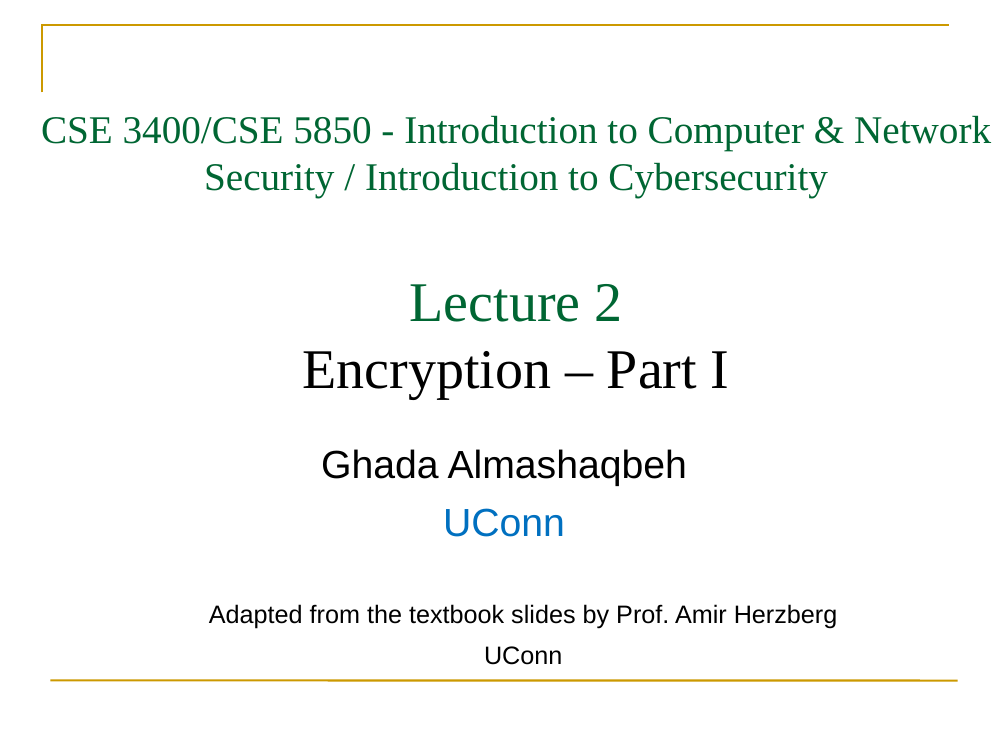
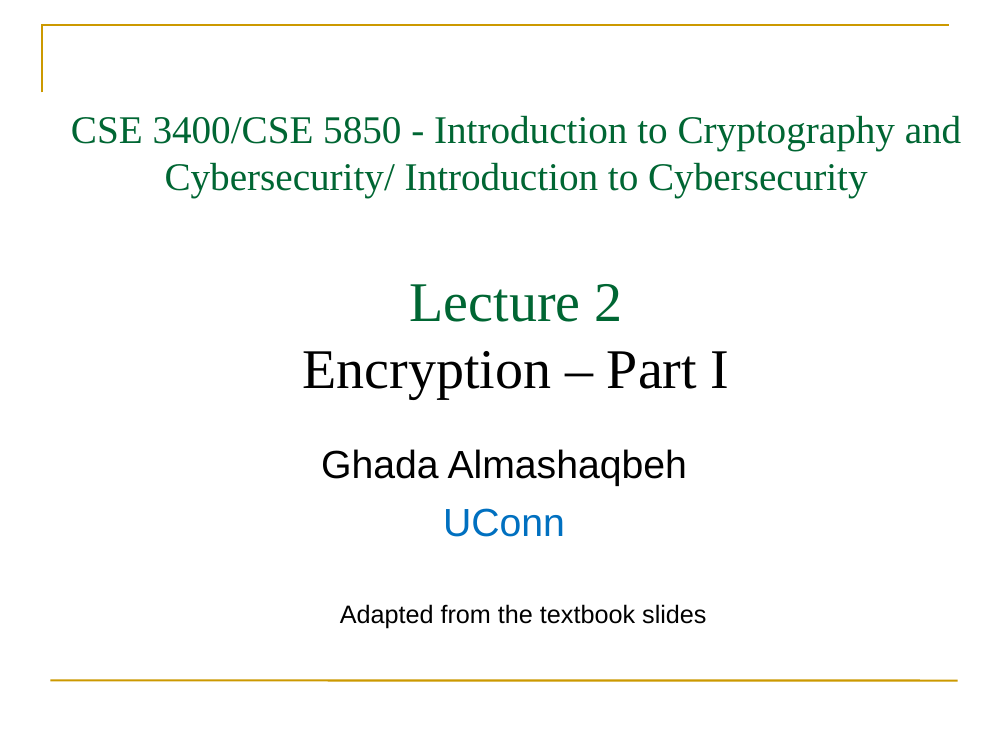
Before and after one commit to GhadaAlmashaqbeh/GhadaAlmashaqbeh.github.io, a slide deck: slide 1 of courses/cse3400-f2025/lecture2.pptx. Drawn at 1008x756 pixels with LibreOffice and Linux fonts; fonts in the diff are those of the drawing. Boxes give left, top, right and bottom in pixels: in the first picture for what was removed or moved away, otherwise in the second. Text is boxed around its words. In the diff, an @@ line names an element or a change of style, - is before the commit and + after.

```diff
--- a/courses/cse3400-f2025/lecture2.pptx
+++ b/courses/cse3400-f2025/lecture2.pptx
@@ title at (71,115,962,399): text changed @@
-CSE 3400/CSE 5850 - Introduction to Computer & Network Security / Introduction to Cybersecurity
-Lecture 2
-Encryption – Part I
+CSE 3400/CSE 5850 - Introduction to Cryptography and Cybersecurity/ Introduction to Cybersecurity
+Lecture 2
+Encryption – Part I
@@ text at (340,604,706,629): text changed @@
-Adapted from the textbook slides by Prof. Amir Herzberg
-UConn
+Adapted from the textbook slides
```
Also in this commit, not shown: 4 other slides changed, 2 other files.
